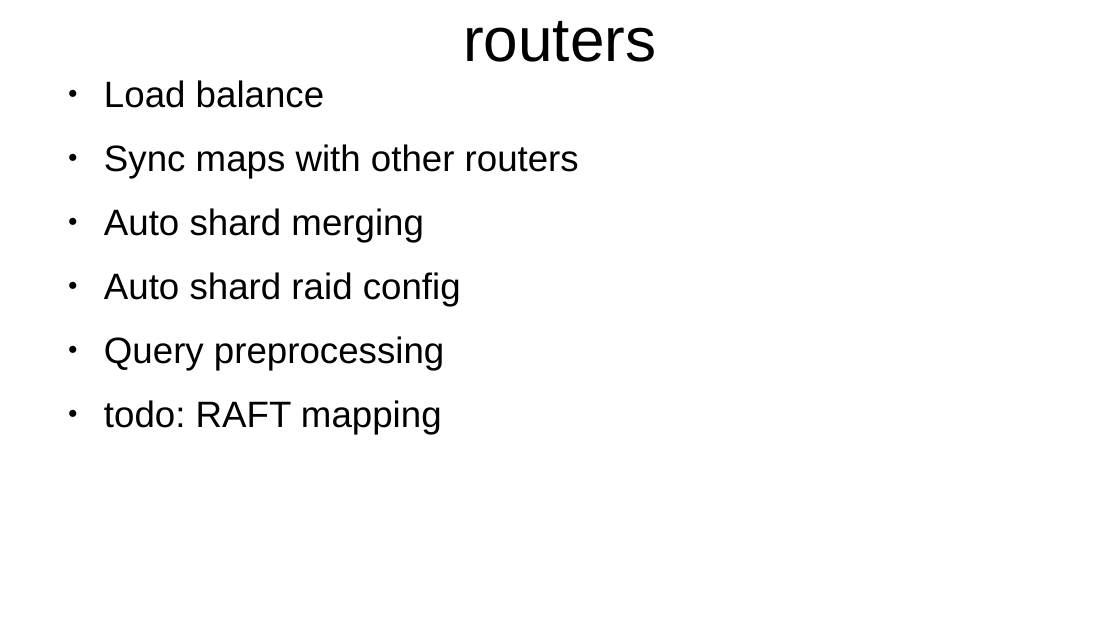
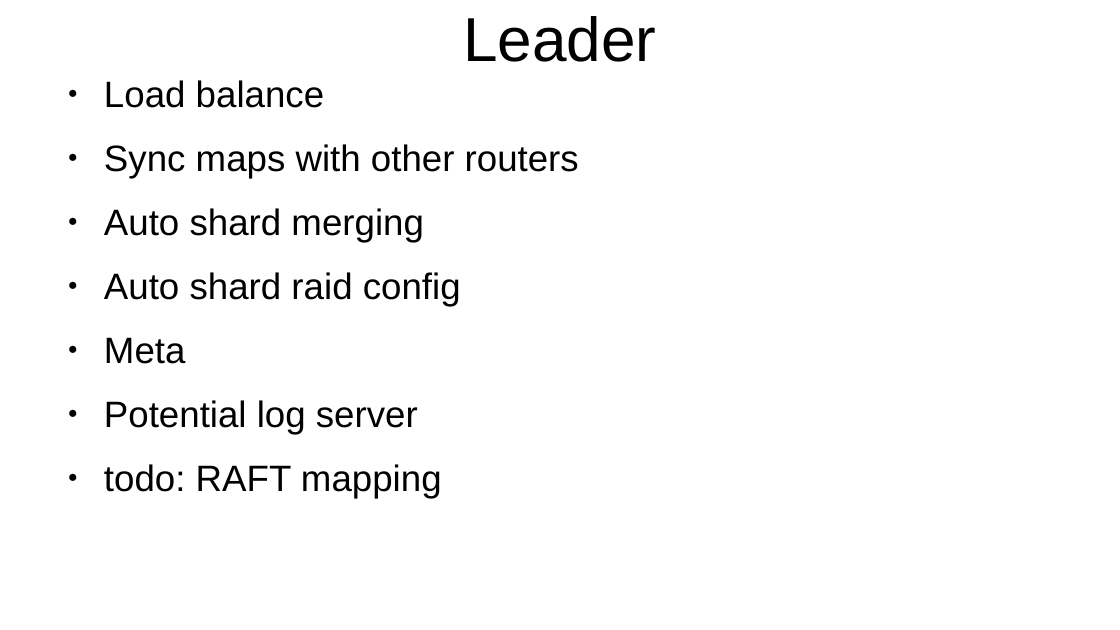
Before and after one commit to YC-Lammy/DejavuDB, a slide deck: slide 6 of doc/concept.odp (slide 4 before the commit). Drawn at 1120x630 pixels with LibreOffice and Linux fonts; fonts in the diff are those of the drawing. Boxes give left, top, right and bottom in pixels: in the first picture for what was removed or moved away, otherwise in the second. Text is boxed around its words. In the diff, an @@ line names an element or a change of style, - is before the commit and + after.

```diff
--- a/doc/concept.odp
+++ b/doc/concept.odp
@@ title at [463,16,656,62]: text changed @@
-routers
+Leader
@@ text at [104,337,418,435]: text changed @@
-● Query preprocessing
+● Meta
+● Potential log server
```
Also in this commit, not shown: 7 other slides changed, 2 slides added, 7 other files.
